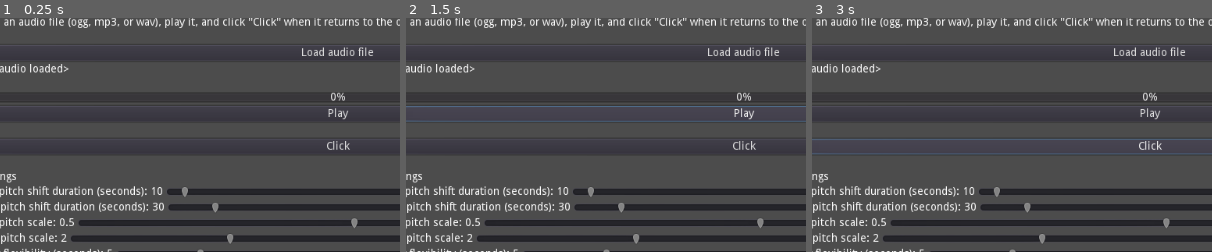
Above: before the commit, frames 1-3 (left to right).
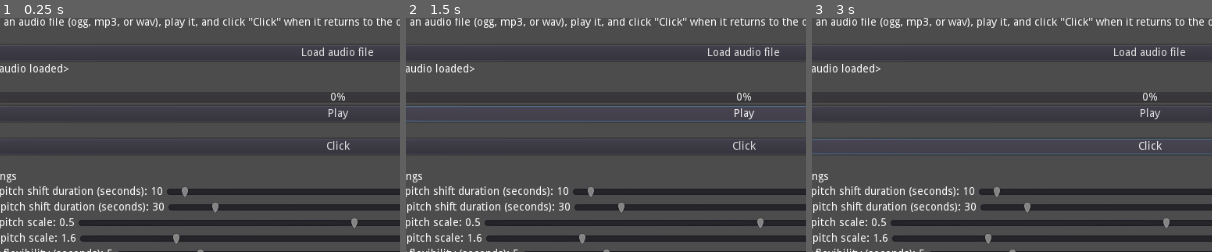
Above: after the commit, the same moments.

Repository: sporkl/psg
Game: Godot game, scene res://PSG.tscn
The game is run twice, just before and just after one commit, with the same random seed, the same clock (stepped at 60 frames per second) and the same inputs.
Inputs:
- Up to frame 1 (0.25 s): no input
- Up to frame 2 (1.5 s): click "Click" at 0.5 s; click "Play" at 1.25 s
- Up to frame 3 (3 s): click "Play" at 2 s; click "Click" at 2.75 s
The pictures show only the part of the screen within x 8-58%, y 6-56%; the shares and areas given below are measured in that part.

The runs differ from the first frame. In frame 1, 0.2% of the frame differs, in the area x 15-59%, y 92-97%; in frame 2, 0.2%; in frame 3, 0.2%.

Commit message:
fix bugs and score when click occurs

Diff:
--- a/psg/PSG.tscn
+++ b/psg/PSG.tscn
@@ -13,6 +13,7 @@
 
 # Called when the node enters the scene tree for the first time.
 func _ready():
+	print(\"PSG START\")
 	randomize()
 
 
--- a/psg/PSGGui/PSGGui.gd
+++ b/psg/PSGGui/PSGGui.gd
@@ -9,6 +9,12 @@
 # Called when the node enters the scene tree for the first time.
 func _ready():
 	randomize()
+
+	$VBoxContainer/MinDurationHBoxContainer/MinDurationHSlider.value = $PitchRandomizerPlayer.min_duration
+	$VBoxContainer/MaxDurationHBoxContainer/MaxDurationHSlider.value = $PitchRandomizerPlayer.max_duration
+	$VBoxContainer/MinPitchScaleHBoxContainer/MinPitchScaleHSlider.value = $PitchRandomizerPlayer.min_pitch_scale
+	$VBoxContainer/MaxPitchScaleHBoxContainer/MaxPitchScaleHSlider.value = $PitchRandomizerPlayer.max_pitch_scale
+	$VBoxContainer/FlexibiityHBoxContainer/FlexibilityHSlider.value = flexibility
 
 # Called every frame. 'delta' is the elapsed time since the previous frame.
 func _process(delta):
@@ -24,6 +30,8 @@
 
 func _on_FileDialog_file_selected(path):
 
+	$DebugTextEdit.text += "file selected: " + str(path) + "\n"
+
 	$VBoxContainer/SongLabel.text = path.get_file()
 
 	$PitchRandomizerPlayer.stream = load_audio_from_file(path)
@@ -38,10 +46,16 @@
 
 	if (err != OK):
 		file.close()
+		$DebugTextEdit.text += "error opening file: " + str(err)
 		return null
 
 	var data = file.get_buffer(file.get_len())
+
+	$DebugTextEdit.text += "file data (truncated): " + data.get_string_from_ascii() + "\n"
+
 	file.close()
+
+
 
 	return load_audio_from_bytes(data, exten)
 
@@ -54,7 +68,15 @@
 		_: return null
 
 	stream.data = data
-	stream.loop = false
+
+	if exten == "wav":
+		stream.loop_mode = AudioStreamSample.LOOP_DISABLED
+		stream.format = AudioStreamSample.FORMAT_16_BITS
+		stream.stereo = true
+	else:
+		stream.loop = false
+
+	$DebugTextEdit.text += "loaded stream: " + str(stream)
 
 	return stream
 
@@ -65,13 +87,21 @@
 func _on_ClickButton_pressed():
 	click_positions.append(position)
 
+	$PitchRandomizerPlayer.stop()
+
+	var good_click = false
+
+	for p in $PitchRandomizerPlayer.get_pitch_scale_1_position():
+		if ((p - flexibility) < position) and (position < (p + flexibility)):
+			good_click = true
+			break
+
 
 func _on_PitchRandomizerPlayer_finished():
 
 	var pitch_scale_1_positions = $PitchRandomizerPlayer.get_pitch_scale_1_position().duplicate()
 	var local_click_positions = click_positions.duplicate()
 
-	print(pitch_scale_1_positions)
 	print(local_click_positions)
 
 	var num_clicks = local_click_positions.size()
@@ -86,7 +116,6 @@
 			if p - flexibility <= cp and cp <= p + flexibility:
 				num_correct += 1
 				pitch_scale_1_positions.remove(ip)
-				print(pitch_scale_1_positions)
 
 	if num_clicks == 0:
 		if num_1_positions == 0:
--- a/psg/PSGGui/PSGGui.tscn
+++ b/psg/PSGGui/PSGGui.tscn
@@ -12,11 +12,17 @@
 min_duration = 10.0
 max_duration = 30.0
 min_pitch_scale = 0.5
-max_pitch_scale = 2.0
+max_pitch_scale = 1.5
 
 [node name="FileDialog" type="FileDialog" parent="."]
-anchor_right = 1.0
-anchor_bottom = 1.0
+anchor_left = 0.5
+anchor_top = 0.5
+anchor_right = 0.5
+anchor_bottom = 0.5
+margin_left = -320.0
+margin_top = -240.0
+margin_right = 320.0
+margin_bottom = 240.0
 rect_min_size = Vector2( 400, 140 )
 window_title = "Guardar un Archivo"
 
@@ -116,7 +122,6 @@
 size_flags_horizontal = 3
 min_value = 1.0
 max_value = 360.0
-step = 10.0
 value = 10.0
 __meta__ = {
 "_editor_description_": "GO FROM GET MIN AND MAX DURATION SLIDERS WORKING IN SETTINGS"
@@ -140,7 +145,6 @@
 size_flags_horizontal = 3
 min_value = 1.0
 max_value = 360.0
-step = 10.0
 value = 30.0
 
 [node name="MinPitchScaleHBoxContainer" type="HBoxContainer" parent="VBoxContainer"]
@@ -161,7 +165,7 @@
 size_flags_horizontal = 3
 min_value = 0.1
 max_value = 1.0
-step = 0.1
+step = 0.05
 value = 0.5
 
 [node name="MaxPitchScaleHBoxContainer" type="HBoxContainer" parent="VBoxContainer"]
@@ -182,7 +186,7 @@
 size_flags_horizontal = 3
 min_value = 1.0
 max_value = 5.0
-step = 0.5
+step = 0.2
 value = 2.0
 
 [node name="FlexibiityHBoxContainer" type="HBoxContainer" parent="VBoxContainer"]
@@ -245,6 +249,17 @@
 margin_right = 584.0
 margin_bottom = 80.0
 text = "randomize pitch and close"
+
+[node name="DebugTextEdit" type="TextEdit" parent="."]
+visible = false
+anchor_left = 0.5
+anchor_top = 1.0
+anchor_right = 0.5
+anchor_bottom = 1.0
+margin_left = -308.0
+margin_top = -178.0
+margin_right = 308.0
+readonly = true
 
 [connection signal="finished" from="PitchRandomizerPlayer" to="." method="_on_PitchRandomizerPlayer_finished"]
 [connection signal="file_selected" from="FileDialog" to="." method="_on_FileDialog_file_selected"]
--- a/psg/PitchRandomizerPlayer/PitchRandomizerPlayer.gd
+++ b/psg/PitchRandomizerPlayer/PitchRandomizerPlayer.gd
@@ -20,7 +20,6 @@
 var tween
 
 var prev_pitch_scale = pitch_scale
-var psps1 = []
 
 # Called when the node enters the scene tree for the first time.
 func _ready():
@@ -29,6 +28,7 @@
 func prepare_to_play():
 	var current_position: float = 0.0
 	var final_position = stream.get_length()
+	var last_psp_normal = true
 
 	psps = []
 	pspsi = 0
@@ -37,14 +37,21 @@
 
 		var psp = PitchScalePosition.new()
 		psp.duration = rand_range(min_duration, max_duration)
-		psp.pitch_scale = rand_range(min_pitch_scale, max_pitch_scale)
+
+		if last_psp_normal:
+			psp.pitch_scale = rand_range(min_pitch_scale, max_pitch_scale)
+			last_psp_normal = false
+		else:
+			psp.pitch_scale = 1
+			last_psp_normal = true
 
 		psps.append(psp)
 
 		current_position += psp.duration
 
+	print(psps)
+
 func play(from_position: float = 0.0):
-	psps1 = []
 	stop()
 	if (tween != null): tween.stop()
 	pspsi = 0
@@ -65,30 +72,17 @@
 
 func get_pitch_scale_1_position() -> Array:
 
-	#var psps1 = []
-	#var current_position: float = 0.0
+	var psps1 = []
+	var current_position = 0.0
 
-	#var pspo = psps[0]
-	#current_position += pspo.duration
+	for psp in psps:
 
-	#for pspn in psps.slice(1, psps.size()):
+		current_position += psp.duration
 
-	#	if sign(pspo.pitch_scale - 1) != sign(pspn.pitch_scale - 1):
+		if (psp.pitch_scale == 1):
+			psps1.append(current_position)
 
-	#		var x1 = current_position
-	#		var y1 = pspo.pitch_scale
-	#		var x2 = current_position + pspn.duration
-	#		var y2 = pspn.pitch_scale
 
-	#		var zero_position = x1 - (((x2 - x1) / (y2 - y1)) * y1)
-
-	#		psps1.append(zero_position)
+	print(psps1)
 
 	return psps1.duplicate()
-
-# Called every frame. 'delta' is the elapsed time since the previous frame.
-func _process(delta):
-	if pitch_scale != prev_pitch_scale:
-		if sign(pitch_scale - 1) != sign(prev_pitch_scale - 1):
-			psps1.append(get_playback_position())
-		prev_pitch_scale = pitch_scale
Not shown, changed: export/macos/psg.dmg
Not shown, changed: export/macos/psg.dmg.zip
Not shown, added: export/windows/psg.exe.zip
Not shown, changed: export/windows/psg.pck
Not shown, changed: export/windows/psg.zip
Not shown, added: testing/feedback.md
